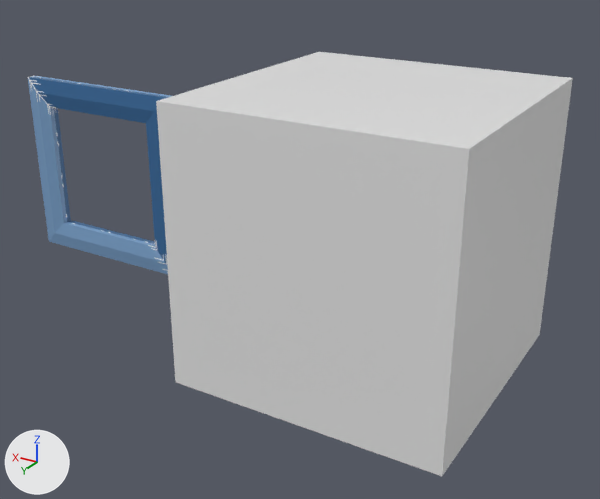
Renders of the Blender file Blenders/2.blend from each side of a commit.
Rendered twice from a camera (50 mm lens) standing at (-1.74, 5.42, 2.42) and looking at (1.56, -0.07, -0.32). The lights are fixed; the arrows at lower left show +X, +Y and +Z.
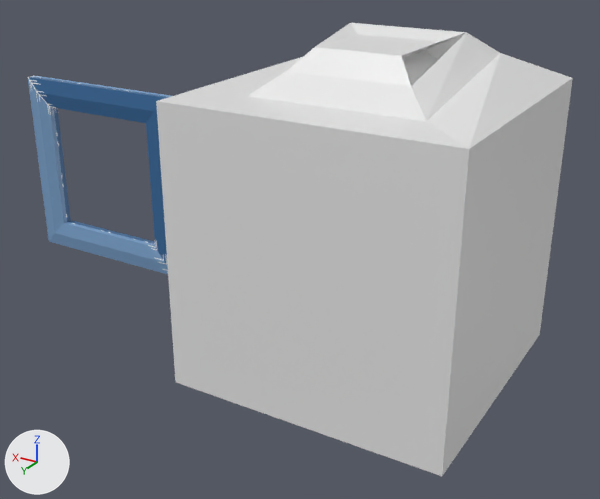
Where the change shows, as pixel boxes [x1, y1, x2, y2] in the pictures (600 x 499 px):
'Cube', reshaped (7% taller): before [156, 52, 573, 476]; after [156, 23, 573, 476]
part 1 of me_cube, built on: before [158, 52, 572, 149]; after [158, 23, 572, 149]

What changed in the scene script:
```text
Change me_cube:
    used by ob_cube; location = (0.867, 0.0, 0.0); scale = (1.12, 1.12, 1.12)
    remove me_cube.from_pydata(...)  # 8 vertices, 6 faces; spans x -1.0..1.0, y -1.0..1.0, z -1.0..1.0
    add me_cube.from_pydata(...)  # 24 vertices, 22 faces; spans x -1.0..1.0, y -1.0..1.0, z -1.0..1.34
    me_cube part 1
    1 face is deleted
    16 vertices are added at x -0.6..0.6, y -0.6..0.6, z 1.0..1.34
    17 new faces join them
```
